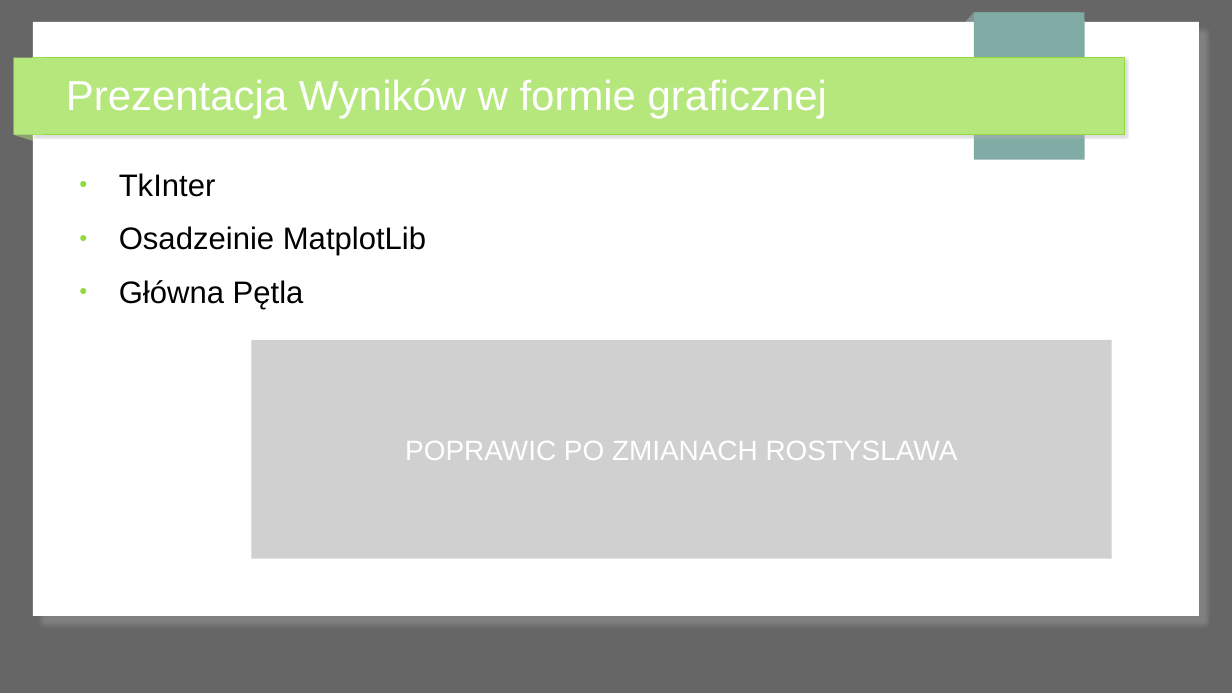
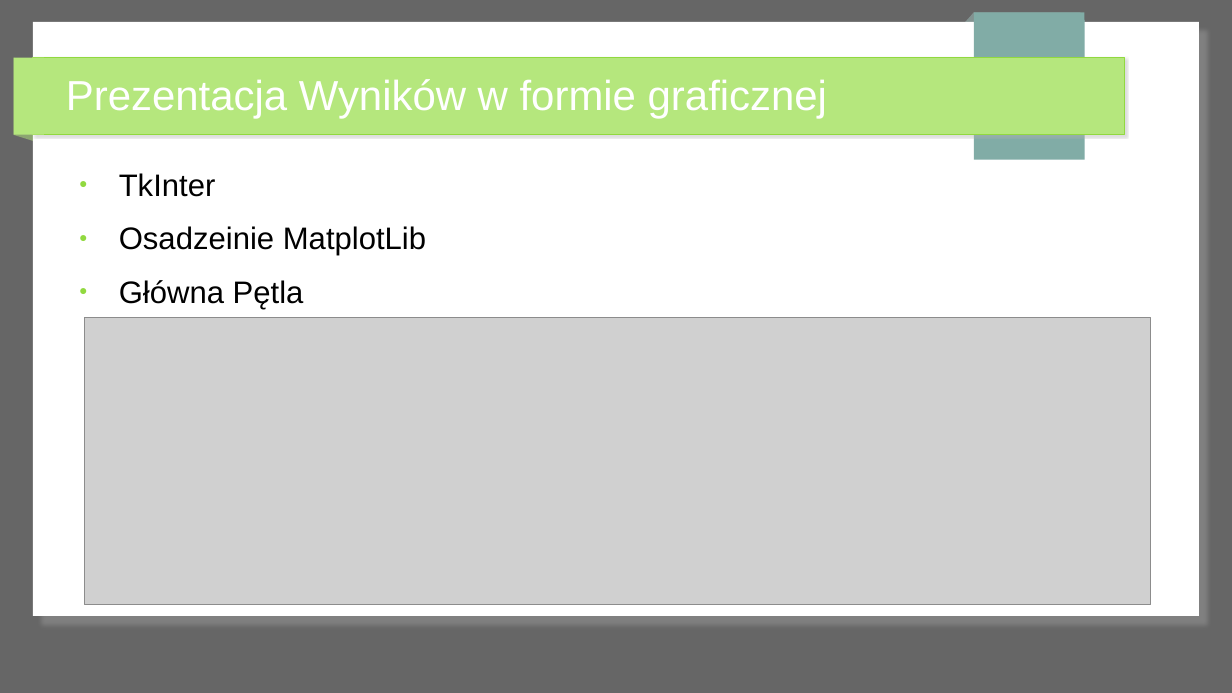
Before and after one commit to Kac-S/symulacja_pozaru_lasu, a slide deck: slide 16 of prezentacja_las.odp. Drawn at 1232x693 pixels with LibreOffice and Linux fonts; fonts in the diff are those of the drawing; grey boxes stand for pictures. Boxes give left, top, right and bottom in pixels: in the first picture for what was removed or moved away, otherwise in the second. Text is boxed around its words. In the diff, an @@ line names an element or a change of style, - is before the commit and + after.

```diff
--- a/prezentacja_las.odp
+++ b/prezentacja_las.odp
@@ picture: place and size @@
-picture at <box>252,340,1112,559</box>
+picture at <box>84,318,1150,605</box>
@@ text in picture at <box>405,441,958,460</box>: text removed @@
-POPRAWIC PO ZMIANACH ROSTYSLAWA
```
Also in this commit, not shown: 5 other slides changed, 2 other files.
